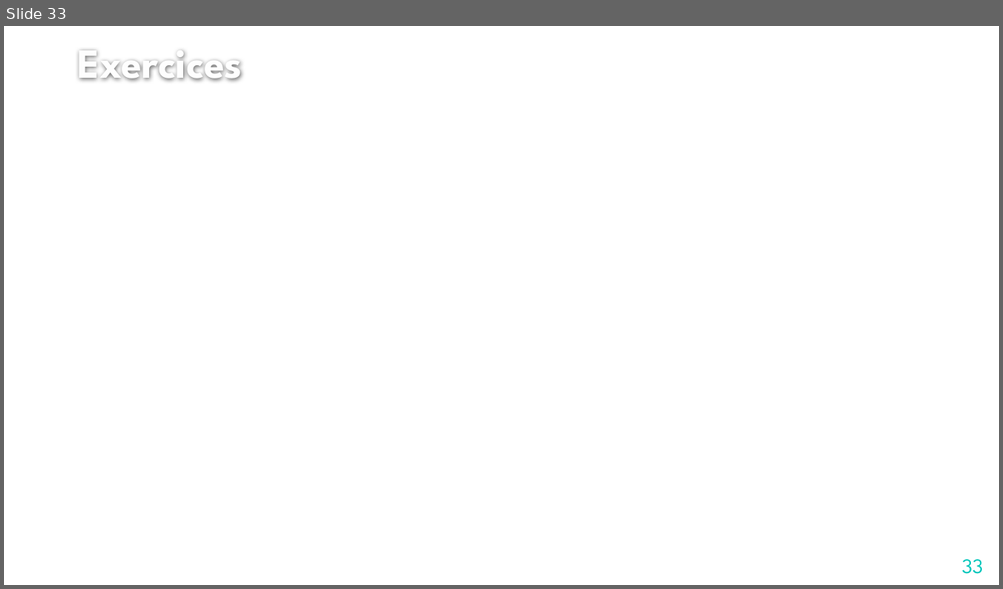
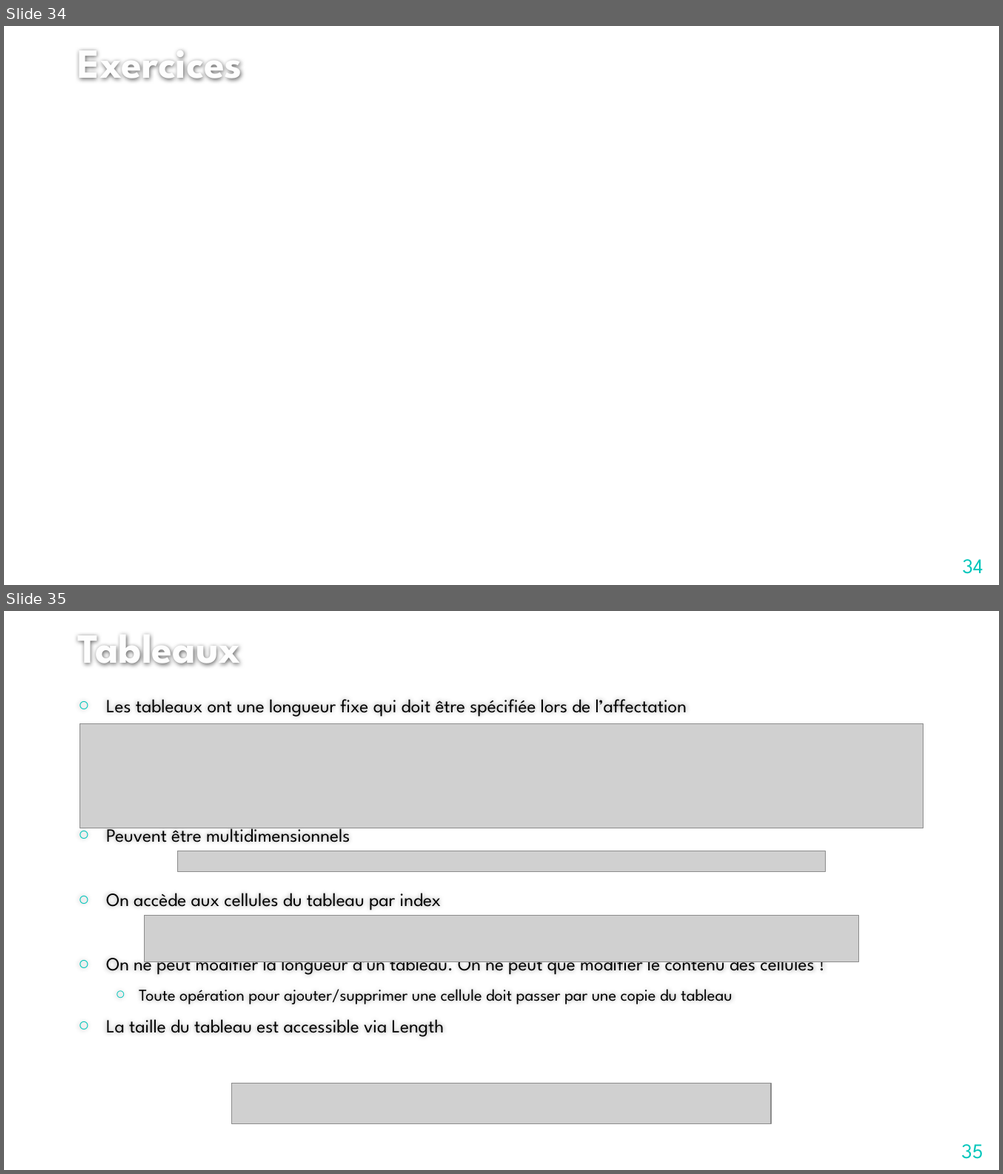
Before and after one commit to jcchalte/PresentationsCCI, a slide deck: 2018-2019/C#/Compléments de cours.pptx. Shown one above the other, each under a label of ours: slide 33 before the commit, slides 34 and 35 after it. The pictures are 1003x589 and 1003x1174 pixels, drawn with LibreOffice and Linux fonts; fonts in the diff are those of the drawing; grey boxes stand for pictures; background and template pictures are left out. Boxes give left, top, right and bottom in pixels: in the first picture for what was removed or moved away, otherwise in the second. Text is boxed around its words. In the diff, an @@ line names an element or a change of style, - is before the commit and + after.

Commit message:
Ajouts exercices + listes et tableaux

```diff
--- a/2018-2019/C#/Compléments de cours.pptx
+++ b/2018-2019/C#/Compléments de cours.pptx
@@ slide 35 added at [4,611,999,1170], background #FFFFFF @@
@@ title added at [77,635,241,667], 40 pt, text #FEFEFE, bold @@
+Tableaux
@@ text added at [106,699,814,1037], 18 pt, text #000000 @@
+○ Les tableaux ont une longueur fixe qui doit être spécifiée lors de l’affectation
+○ Peuvent être multidimensionnels
+○ On accède aux cellules du tableau par index
+○ On ne peut modifier la longueur d’un tableau. On ne peut que modifier le contenu des cellules !
+  ○ Toute opération pour ajouter/supprimer une cellule doit passer par une copie du tableau
+○ La taille du tableau est accessible via Length
@@ picture added at [79,723,922,828] @@
@@ picture added at [177,851,825,871] @@
@@ picture added at [145,915,858,962] @@
@@ picture added at [232,1083,770,1125] @@
@@ page number added at [961,1145,982,1159], 20 pt, text #00C6BB @@
+35
@@ what was slide 33 is now slide 34 @@
@@ page number at [962,560,983,574]: text changed @@
-33
+34
```
Also in this commit, not shown: 5 other slides added, 2 other files.
